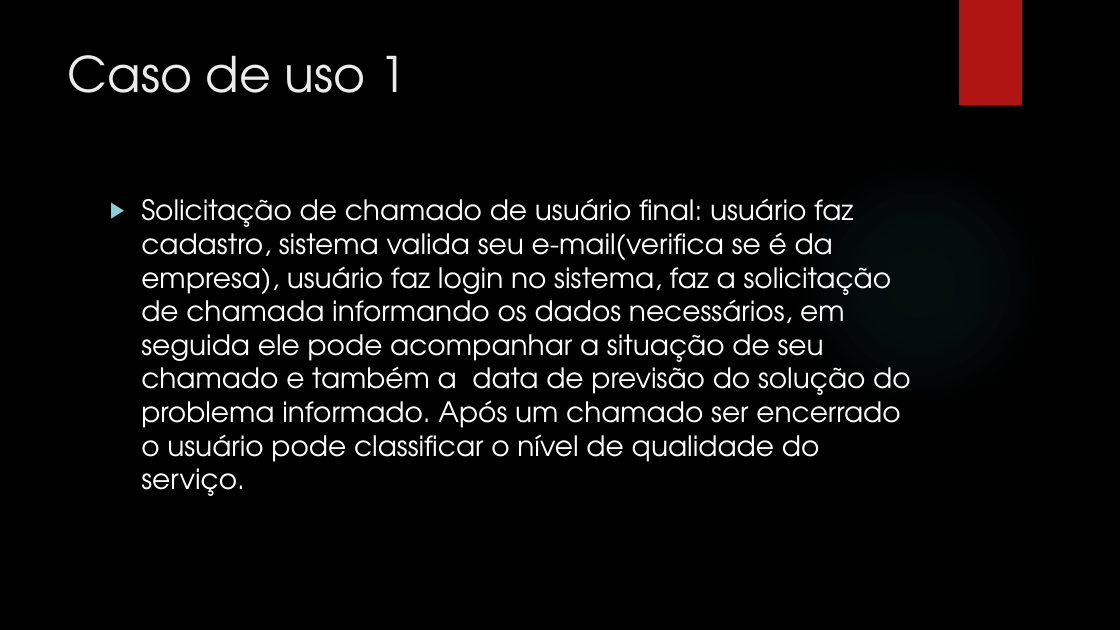
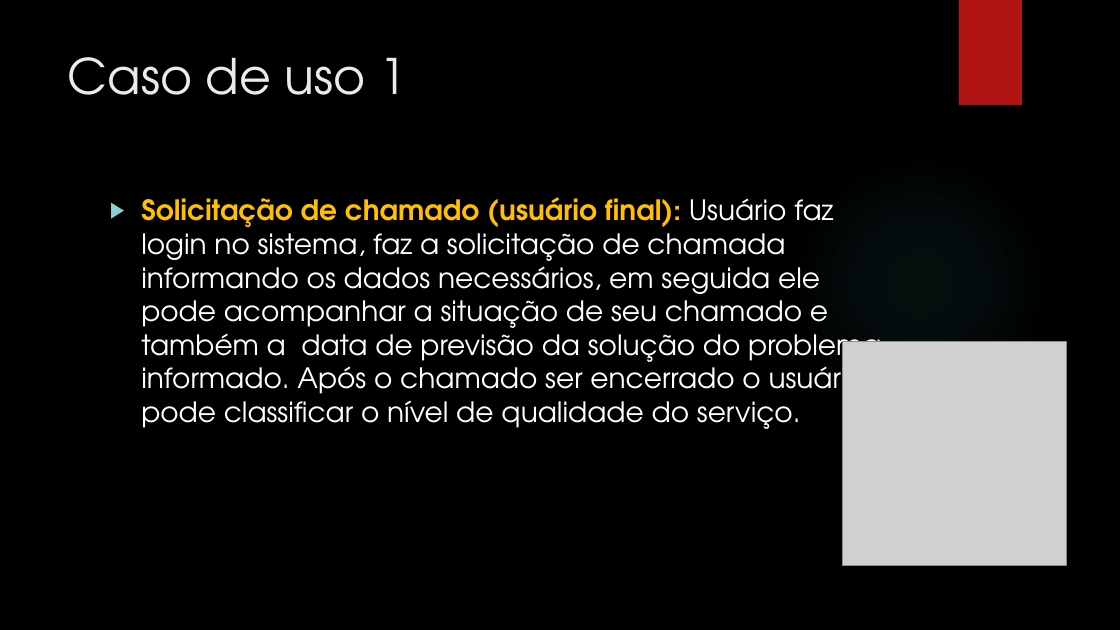
Before and after one commit to ArthurLDS/crescer-2016-2, a slide deck: slide 4 of src/modulo-02-SQLServer/HelpDesk/Trabalho CWI HelpDesk.pptx. Drawn at 1120x630 pixels with LibreOffice and Linux fonts; fonts in the diff are those of the drawing; grey boxes stand for pictures; background and template pictures are left out. Boxes give left, top, right and bottom in pixels: in the first picture for what was removed or moved away, otherwise in the second. Text is boxed around its words. In the diff, an @@ line names an element or a change of style, - is before the commit and + after.

```diff
--- a/src/modulo-02-SQLServer/HelpDesk/Trabalho CWI HelpDesk.pptx
+++ b/src/modulo-02-SQLServer/HelpDesk/Trabalho CWI HelpDesk.pptx
@@ text at (141,197,881,429): text changed @@
-▶ Solicitação de chamado de usuário final: usuário faz cadastro, sistema valida seu e-mail(verifica se é da empresa), usuário faz login no sistema, faz a solicitação de chamada informando os dados necessários, em seguida ele pode acompanhar a situação de seu chamado e também a data de previsão do solução do problema informado. Após um chamado ser encerrado o usuário pode classificar o nível de qualidade do serviço.
+▶ Solicitação de chamado (usuário final): Usuário faz login no sistema, faz a solicitação de chamada informando os dados necessários, em seguida ele pode acompanhar a situação de seu chamado e também a data de previsão da solução do problema informado. Após o chamado ser encerrado o usuário pode classificar o nível de qualidade do serviço.
@@ picture added at (843,342,1067,566) @@
```
Also in this commit, not shown: 5 other slides changed.
